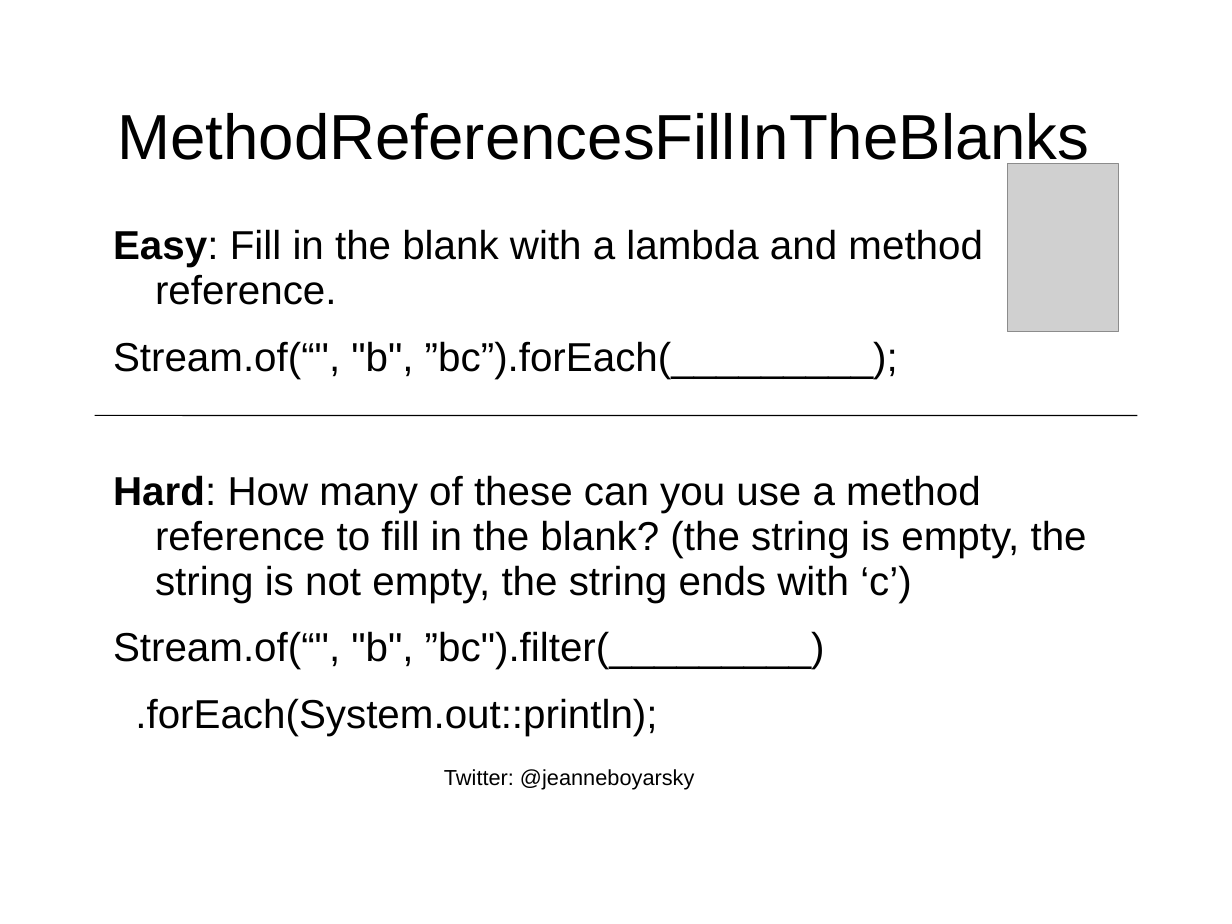
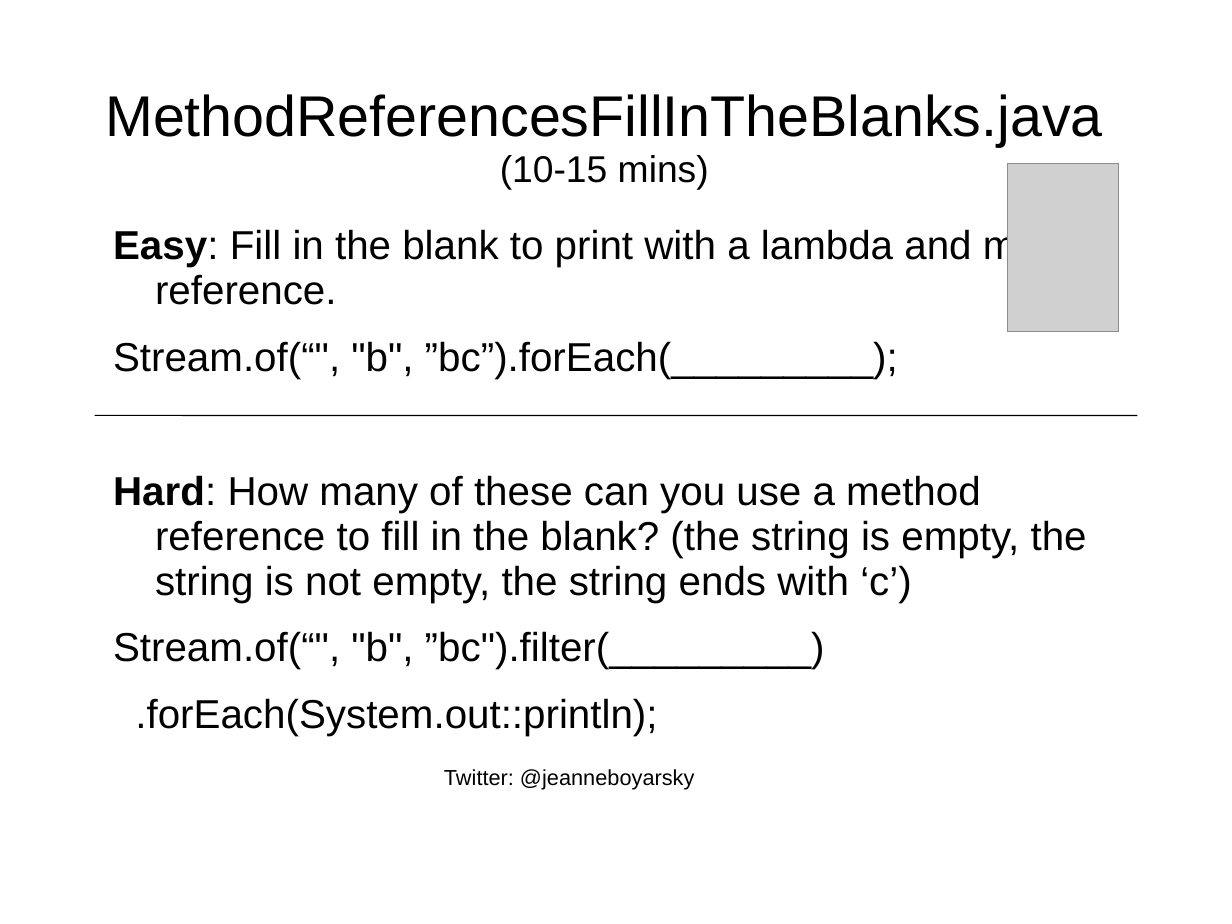
Before and after one commit to boyarsky/java-8-streams-by-puzzles, a slide deck: slide 22 of docs/Slides.ppt. Drawn at 1232x924 pixels with LibreOffice and Linux fonts; fonts in the diff are those of the drawing; grey boxes stand for pictures; background and template pictures are left out. Boxes give left, top, right and bottom in pixels: in the first picture for what was removed or moved away, otherwise in the second. Text is boxed around its words. In the diff, an @@ line names an element or a change of style, - is before the commit and + after.

```diff
--- a/docs/Slides.ppt
+++ b/docs/Slides.ppt
@@ title at [105,94,1102,190]: text changed; size 41 to 37 pt @@
-MethodReferencesFillInTheBlanks
+MethodReferencesFillInTheBlanks.java
+(10-15 mins)
@@ text at [113,227,1118,305]: text changed @@
-Easy: Fill in the blank with a lambda and method reference.
+Easy: Fill in the blank to print with a lambda and method reference.
```
Also in this commit, not shown: 13 other slides changed, 1 other file.
